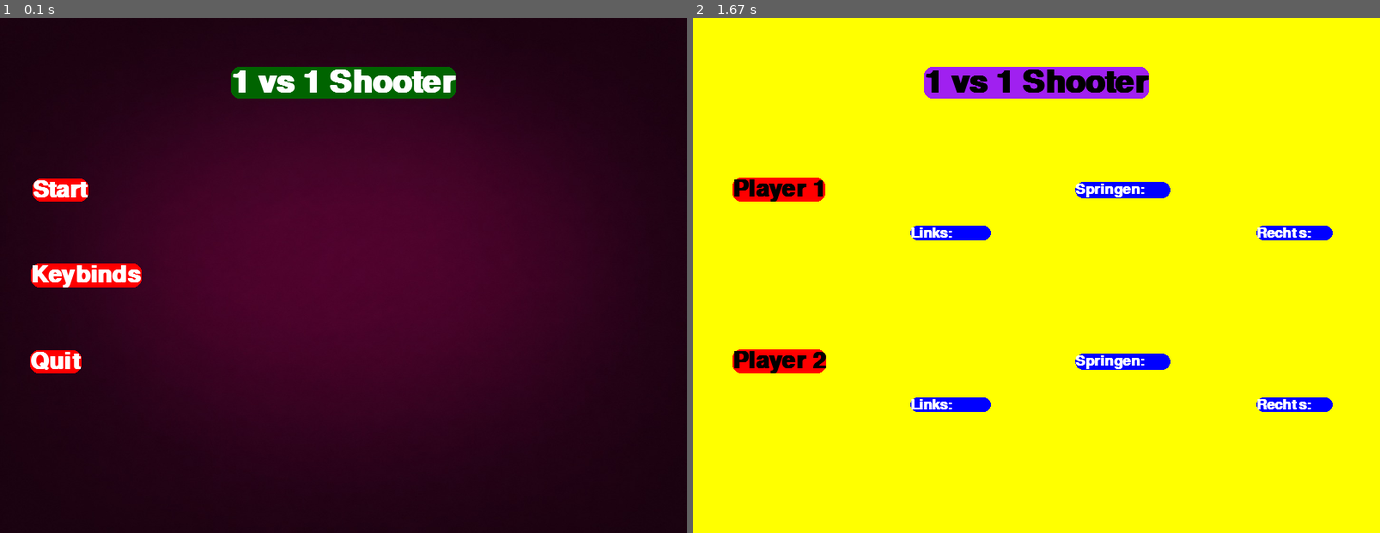
Above: before the commit, frames 1-2 (left to right).
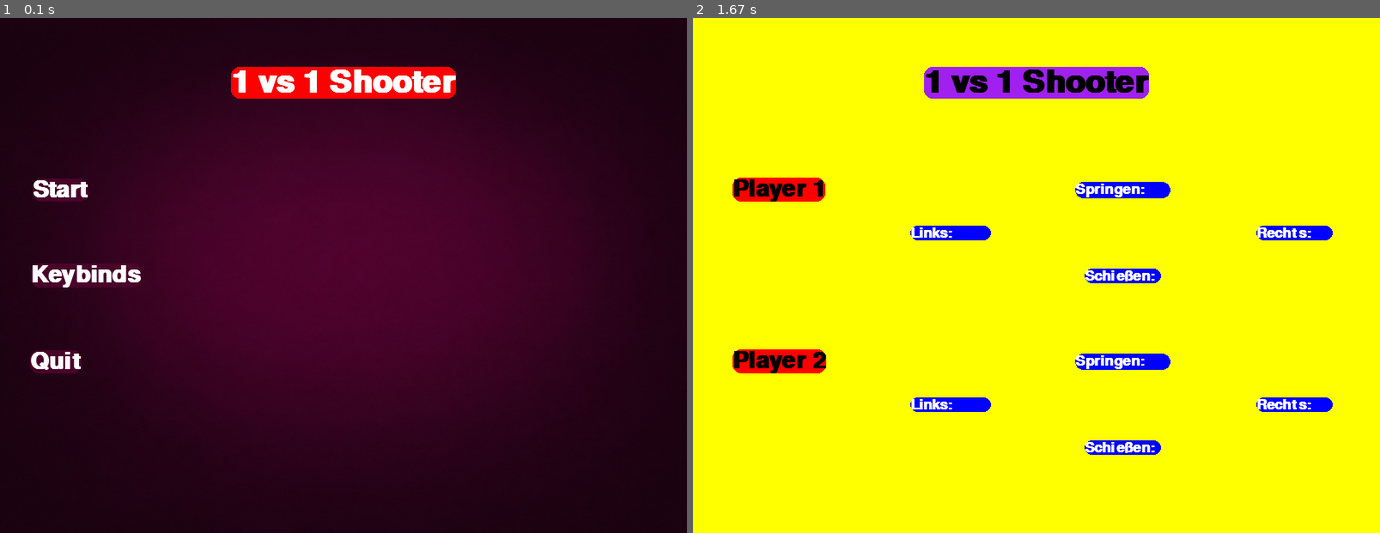
Above: after the commit, the same moments.

Repository: 25-26-1AHIF/pygameproject-1v1_shooter
Game: pygame game, started from main.py
Same seed, same stepped clock (60 frames per second), same inputs: the game is played once before the commit and once after it.
Inputs:
- Up to frame 1 (0.1 s): no input
- Up to frame 2 (1.67 s): click "Keybinds" at 0.38 s

The runs differ from the first frame. In frame 1, 2.2% of the frame differs, in the area x 4-67%, y 9-69%; in frame 2, 0.6%.

Commit message:
pause screen

Diff:
--- a/main.py
+++ b/main.py
@@ -43,11 +43,10 @@
                     return gs.SETTINGS
 
         screen.blit(mainscreen_bild, (0,0))
-        #screen.fill("blue")
-        pygame.draw.rect(screen, "red", starten_text_rect, border_radius=10)
-        pygame.draw.rect(screen, "red", schließen_text_rect, border_radius=10)
-        pygame.draw.rect(screen, "darkgreen", titel_text_rect, border_radius=10)
-        pygame.draw.rect(screen, "red", keybinds_text_rect, border_radius=10)
+        pygame.draw.rect(screen, (73, 3, 41), starten_text_rect, border_radius=10)
+        pygame.draw.rect(screen, (73, 3, 41), schließen_text_rect, border_radius=10)
+        pygame.draw.rect(screen, "red", titel_text_rect, border_radius=10)
+        pygame.draw.rect(screen, (73, 3, 41), keybinds_text_rect, border_radius=10)
         #border radius ist recharchiert
 
         screen.blit(titel_text, titel_text_rect)
@@ -66,9 +65,13 @@
     pygame.init()
     pygame.display.set_caption("||| 🔫 1vs1 Shooter 🔫 ||| PAUSE |||")
 
-    titel_text = gv.FONT_BIG.render("1 vs 1 Shooter", True, "white")
+    Pausescreen_bild = pygame.image.load("bilder/chatgpt Pause screen.png")
+    Pausescreen_bild = pygame.transform.scale(
+        Pausescreen_bild,
+        (gv.SCREEN_WIDTH, gv.SCREEN_HEIGHT)
+    )
     pause_text = gv.FONT_BIG.render("GAME PAUSIERT", True, "black")
-    leer_text = gv.FONT_MIDDLE.render("Leertaste um Fortzufahren", True, "black")
+    leer_text = gv.FONT_MIDDLE.render("Leertaste um Fortzufahren", True, "white")
 
     running = True
     while running:
@@ -79,12 +82,12 @@
             if event.type == pygame.KEYDOWN:
                 if event.key == pygame.K_SPACE:
                     return gs.PLAY
-        screen.fill("green")
-        screen.blit(pause_text, (150,175))
-        screen.blit(leer_text, (125, 400))
-        screen.blit(titel_text, (175, 50))
-        clock.tick(gv.FPS)
-        pygame.display.flip()
+        screen.blit(Pausescreen_bild, (0,0))
+        screen.blit(pause_text, (170,50))
+        screen.blit(leer_text, (125, 540))
+        clock.tick(gv.FPS)
+        pygame.display.flip()
+    pygame.quit()
 
 
 def settings_screen(screen: pygame.Surface ,clock: pygame.time.Clock):
@@ -104,18 +107,22 @@
     P1_springen = gv.FONT_SMALL.render("Springen:      ", True, "white")
     P1_rechts = gv.FONT_SMALL.render("Rechts:      ", True, "white")
     P1_links = gv.FONT_SMALL.render("Links:        ", True, "white")
+    P1_schießen = gv.FONT_SMALL.render("Schießen:          ", True, "white")
 
     P2_springen = gv.FONT_SMALL.render("Springen:      ", True, "white")
     P2_rechts = gv.FONT_SMALL.render("Rechts:      ", True, "white")
     P2_links = gv.FONT_SMALL.render("Links:        ", True, "white")
+    P2_schießen = gv.FONT_SMALL.render("Schießen:          ", True, "white")
 
     P1_springen_rect = P1_springen.get_rect(center=(500, 200))
     P1_rechts_rect = P1_rechts.get_rect(center=(300, 250))
     P1_links_rect = P1_links.get_rect(center=(700, 250))
+    P1_schießen_rect = P1_links.get_rect(center=(500, 300))
 
     P2_springen_rect = P2_springen.get_rect(center=(500, 400))
     P2_rechts_rect = P2_rechts.get_rect(center=(300, 450))
     P2_links_rect = P2_links.get_rect(center=(700, 450))
+    P2_schießen_rect = P1_links.get_rect(center=(500, 500))
 
     running = True
     while running:
@@ -137,16 +144,20 @@
         pygame.draw.rect(screen, "blue", P1_springen_rect, border_radius=10)
         pygame.draw.rect(screen, "blue", P1_links_rect, border_radius=10)
         pygame.draw.rect(screen, "blue", P1_rechts_rect, border_radius=10)
+        pygame.draw.rect(screen, "blue", P1_schießen_rect, border_radius=10)
         screen.blit(P1_springen, P1_springen_rect)
         screen.blit(P1_rechts, P1_links_rect)
         screen.blit(P1_links, P1_rechts_rect)
+        screen.blit(P1_schießen, P1_schießen_rect)
 
         pygame.draw.rect(screen, "blue", P2_springen_rect, border_radius=10)
         pygame.draw.rect(screen, "blue", P2_links_rect, border_radius=10)
         pygame.draw.rect(screen, "blue", P2_rechts_rect, border_radius=10)
+        pygame.draw.rect(screen, "blue", P2_schießen_rect, border_radius=10)
         screen.blit(P2_springen, P2_springen_rect)
         screen.blit(P2_rechts, P2_links_rect)
         screen.blit(P2_links, P2_rechts_rect)
+        screen.blit(P2_schießen, P2_schießen_rect)
 
         clock.tick(gv.FPS)
         pygame.display.flip()
